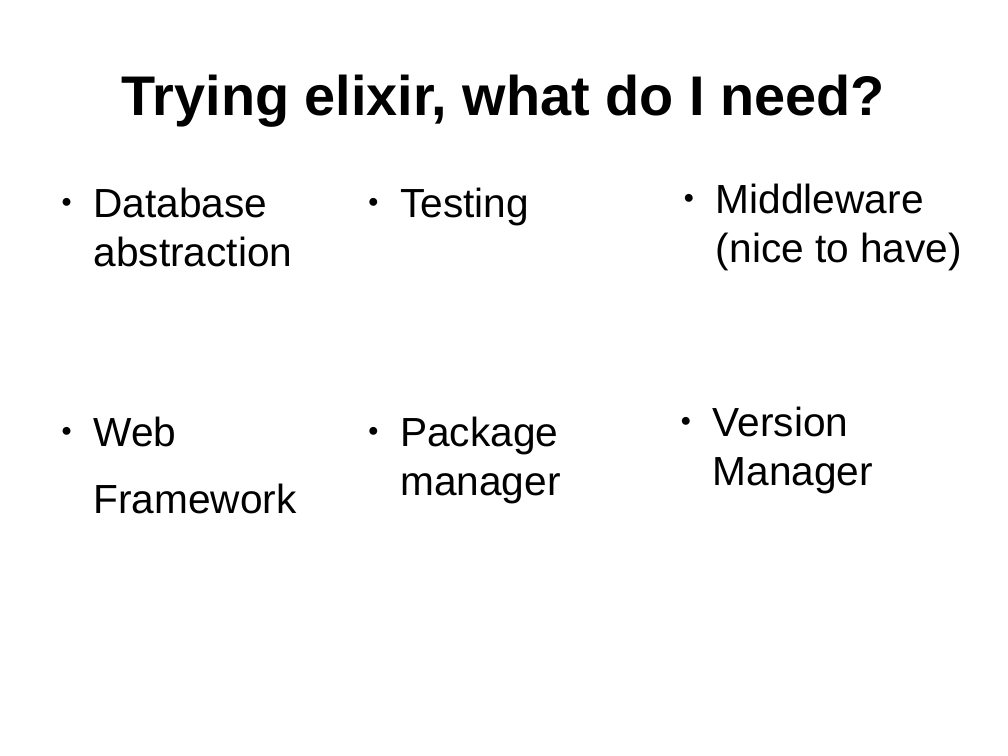
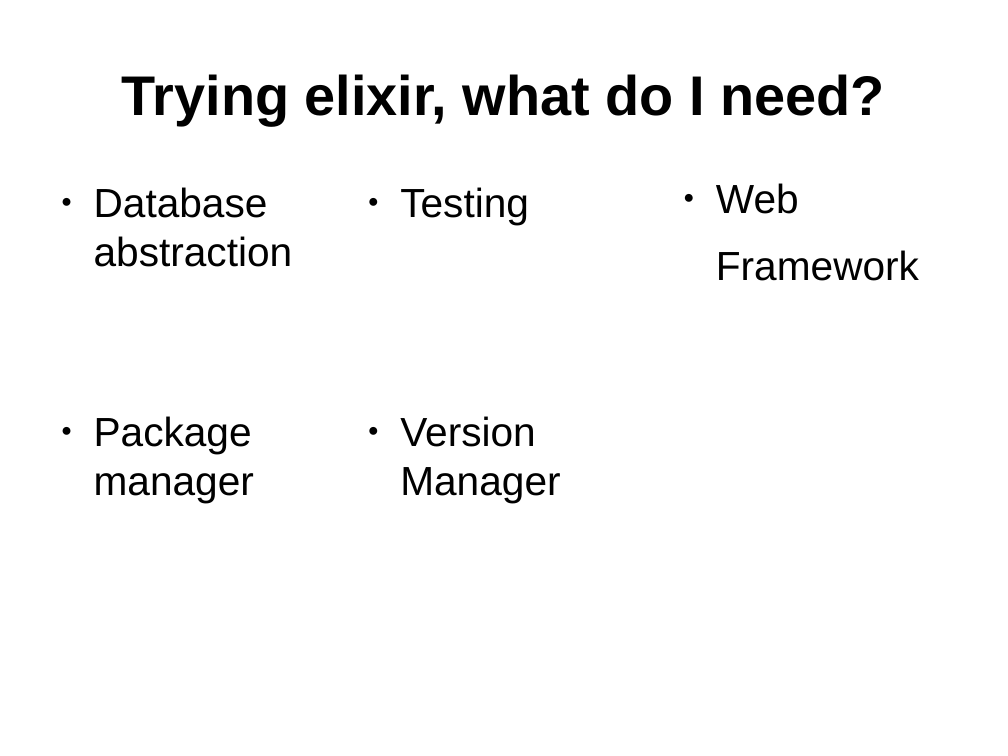
Before and after one commit to ramortegui/talks, a slide deck: slide 6 of porting-perl-package-to-elixir.odp. Drawn at 1008x756 pixels with LibreOffice and Linux fonts; fonts in the diff are those of the drawing. Boxes give left, top, right and bottom in pixels: in the first picture for what was removed or moved away, otherwise in the second. Text is boxed around its words. In the diff, an @@ line names an element or a change of style, - is before the commit and + after.

Commit message:
Remove middleware as a need to be productive. Update tree map of ec_cart module structure.

```diff
--- a/porting-perl-package-to-elixir.odp
+++ b/porting-perl-package-to-elixir.odp
@@ text at [716,183,919,281]: text changed @@
-● Middleware (nice to have)
+● Web
+Framework
@@ text at [94,416,254,503]: text changed @@
-● Web
-Framework
+● Package manager
@@ text at [400,416,560,503]: text changed @@
-● Package manager
+● Version Manager
@@ text removed at [713,406,873,492] @@
-● Version Manager
```
Also in this commit, not shown: 10 other slides changed, 1 slide added, 2 slides removed.
